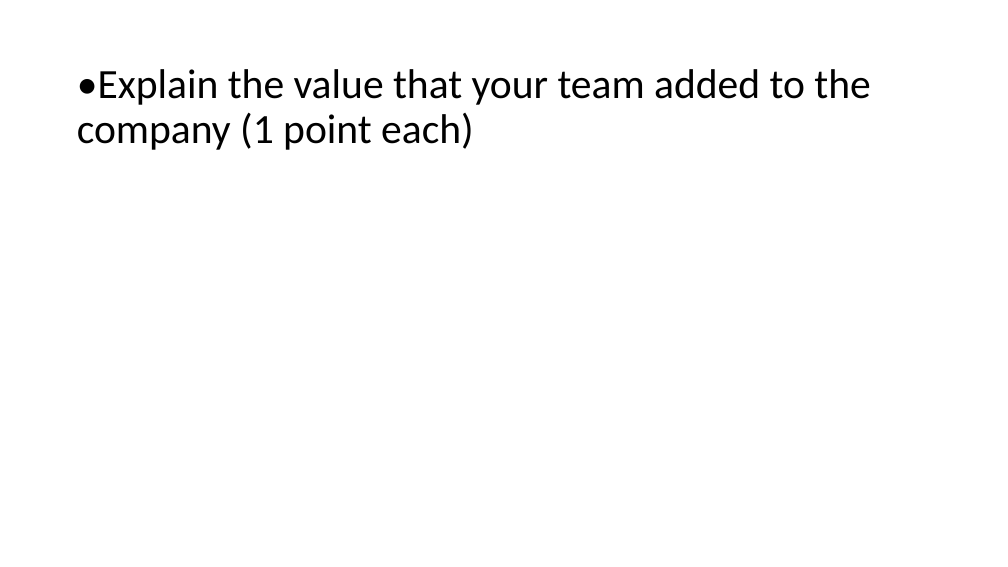
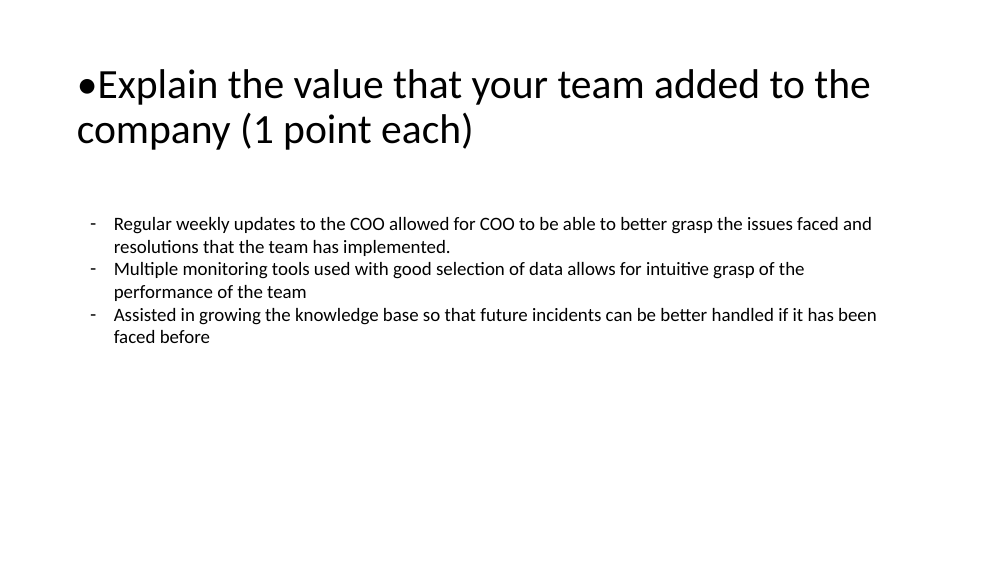
Before and after one commit to cmy96/esm214, a slide deck: slide 3 of Poster.pptx. Drawn at 1008x567 pixels with LibreOffice and Linux fonts; fonts in the diff are those of the drawing. Boxes give left, top, right and bottom in pixels: in the first picture for what was removed or moved away, otherwise in the second. Text is boxed around its words. In the diff, an @@ line names an element or a change of style, - is before the commit and + after.

```diff
--- a/Poster.pptx
+++ b/Poster.pptx
@@ text added at bbox=[114, 217, 877, 343], 18 pt, text #000000 @@
+– Regular weekly updates to the COO allowed for COO to be able to better grasp the issues faced and resolutions that the team has implemented.
+– Multiple monitoring tools used with good selection of data allows for intuitive grasp of the performance of the team
+– Assisted in growing the knowledge base so that future incidents can be better handled if it has been faced before
```
Also in this commit, not shown: 1 other slide changed.
